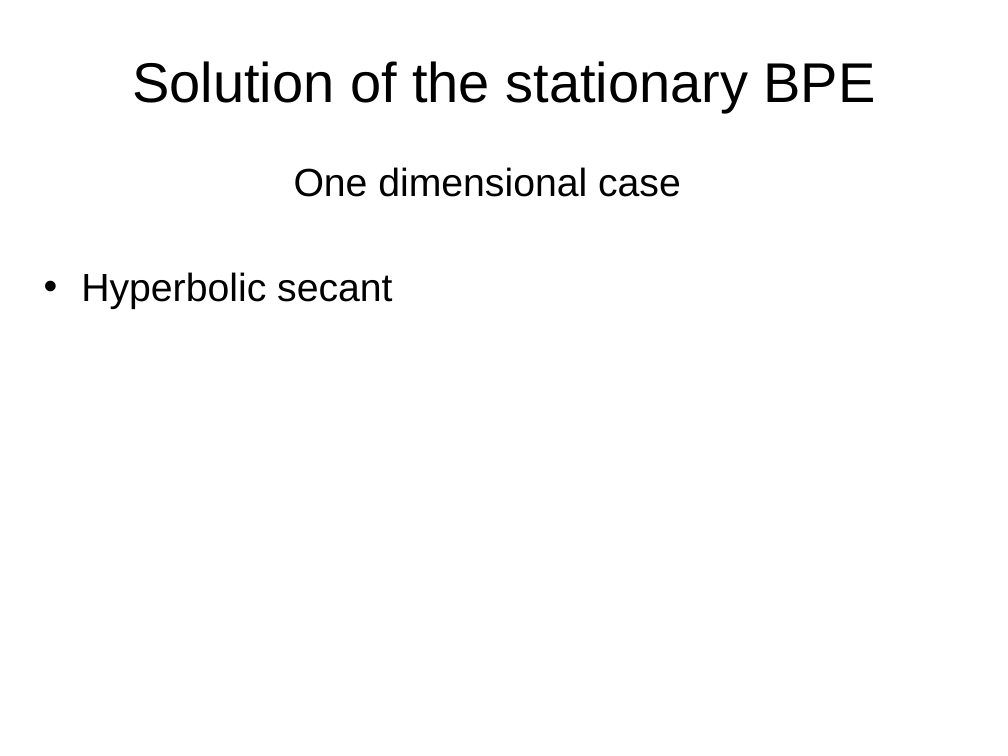
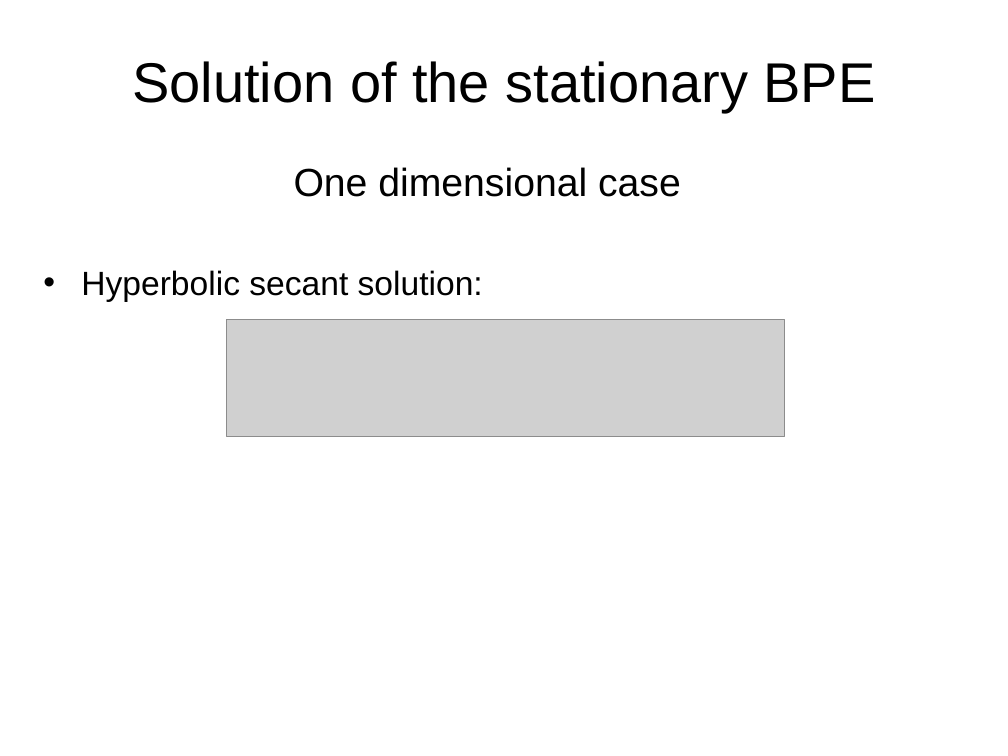
Before and after one commit to CloakMe/Boussinesq, a slide deck: slide 5 of Docu/Presentation Linz/Presentation.ppt. Drawn at 1008x756 pixels with LibreOffice and Linux fonts; fonts in the diff are those of the drawing; grey boxes stand for pictures. Boxes give left, top, right and bottom in pixels: in the first picture for what was removed or moved away, otherwise in the second. Text is boxed around its words. In the diff, an @@ line names an element or a change of style, - is before the commit and + after.

```diff
--- a/Docu/Presentation Linz/Presentation.ppt
+++ b/Docu/Presentation Linz/Presentation.ppt
@@ text at (81, 270, 483, 302): text changed; size 28 to 24 pt @@
-• Hyperbolic secant
+• Hyperbolic secant solution:
@@ picture added at (227, 320, 784, 436) @@
```
Also in this commit, not shown: 1 other slide changed, 1 slide added.
